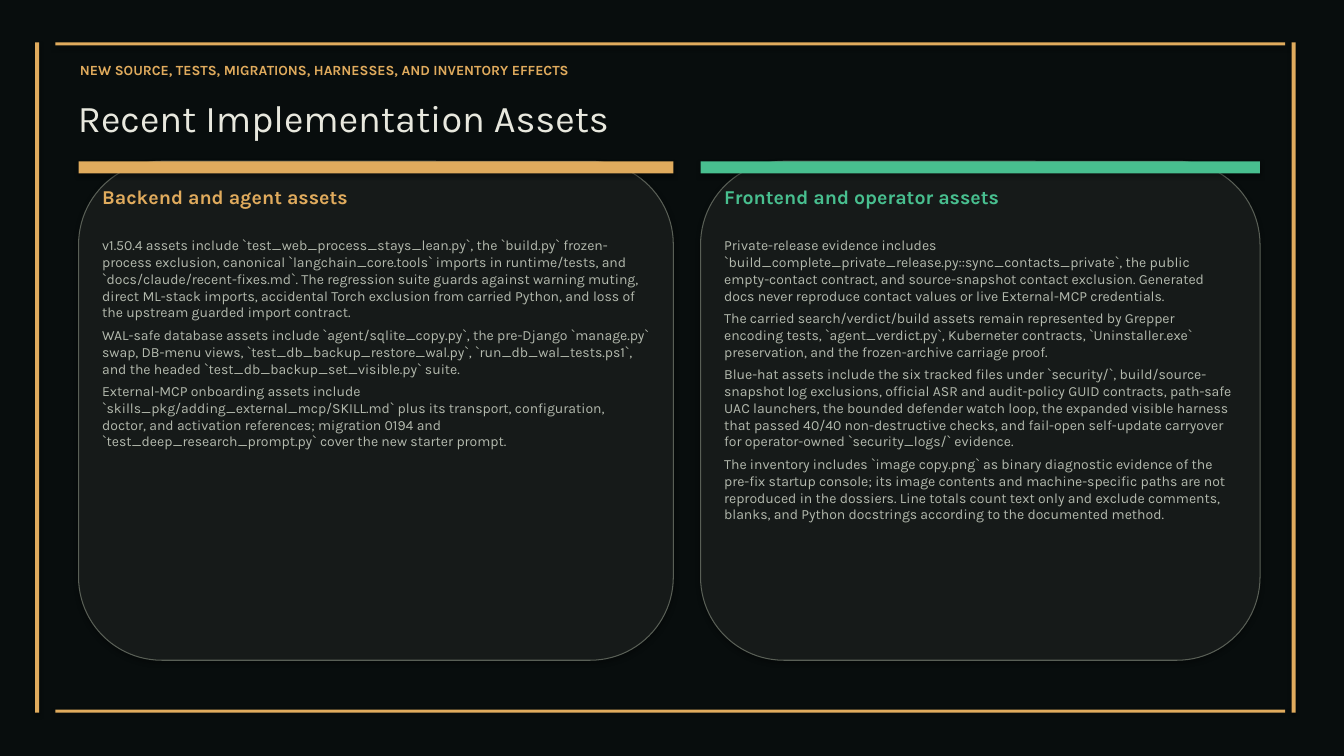
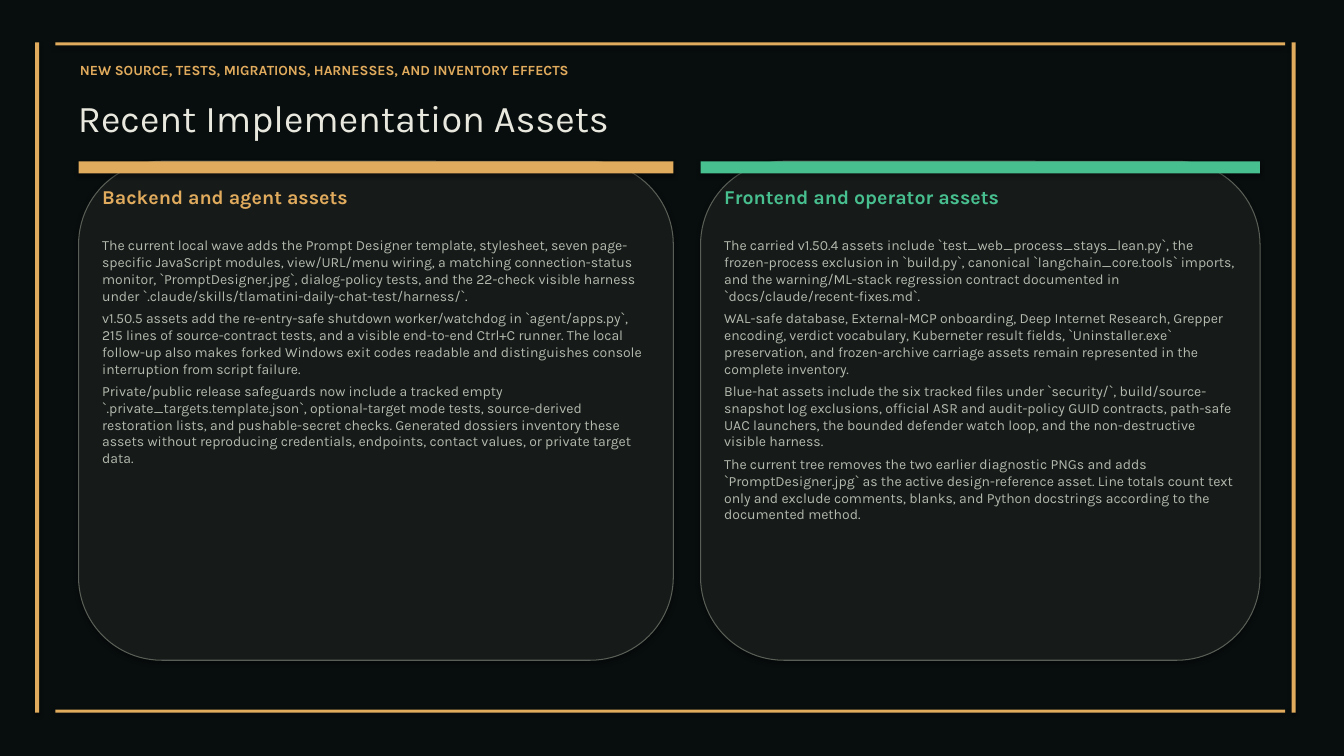
Before and after one commit to XAIHT/Tlamatini, a slide deck: slide 37 of Tlamatini_eXtended_Artificial_Intelligence_Humanly_Tempered.pptx (slide 36 before the commit). Drawn at 1344x756 pixels with LibreOffice and Linux fonts; fonts in the diff are those of the drawing. Boxes give left, top, right and bottom in pixels: in the first picture for what was removed or moved away, otherwise in the second. Text is boxed around its words. In the diff, an @@ line names an element or a change of style, - is before the commit and + after.

```diff
--- a/Tlamatini_eXtended_Artificial_Intelligence_Humanly_Tempered.pptx
+++ b/Tlamatini_eXtended_Artificial_Intelligence_Humanly_Tempered.pptx
@@ text at [724,239,1235,519]: text changed @@
-Private-release evidence includes `build_complete_private_release.py::sync_contacts_private`, the public empty-contact contract, and source-snapshot contact exclusion. Generated docs never reproduce contact values or live External-MCP credentials.
-The carried search/verdict/build assets remain represented by Grepper encoding tests, `agent_verdict.py`, Kuberneter contracts, `Uninstaller.exe` preservation, and the frozen-archive carriage proof.
-Blue-hat assets include the six tracked files under `security/`, build/source-snapshot log exclusions, official ASR and audit-policy GUID contracts, path-safe UAC launchers, the bounded defender watch loop, the expanded visible harness that passed 40/40 non-destructive checks, and fail-open self-update carryover for operator-owned `security_logs/` evidence.
-The inventory includes `image copy.png` as binary diagnostic evidence of the pre-fix startup console; its image contents and machine-specific paths are not reproduced in the dossiers. Line totals count text only and exclude comments, blanks, and Python docstrings according to the documented method.
+The carried v1.50.4 assets include `test_web_process_stays_lean.py`, the frozen-process exclusion in `build.py`, canonical `langchain_core.tools` imports, and the warning/ML-stack regression contract documented in `docs/claude/recent-fixes.md`.
+WAL-safe database, External-MCP onboarding, Deep Internet Research, Grepper encoding, verdict vocabulary, Kuberneter result fields, `Uninstaller.exe` preservation, and frozen-archive carriage assets remain represented in the complete inventory.
+Blue-hat assets include the six tracked files under `security/`, build/source-snapshot log exclusions, official ASR and audit-policy GUID contracts, path-safe UAC launchers, the bounded defender watch loop, and the non-destructive visible harness.
+The current tree removes the two earlier diagnostic PNGs and adds `PromptDesigner.jpg` as the active design-reference asset. Line totals count text only and exclude comments, blanks, and Python docstrings according to the documented method.
@@ text at [102,240,642,463]: text changed @@
-v1.50.4 assets include `test_web_process_stays_lean.py`, the `build.py` frozen-process exclusion, canonical `langchain_core.tools` imports in runtime/tests, and `docs/claude/recent-fixes.md`. The regression suite guards against warning muting, direct ML-stack imports, accidental Torch exclusion from carried Python, and loss of the upstream guarded import contract.
-WAL-safe database assets include `agent/sqlite_copy.py`, the pre-Django `manage.py` swap, DB-menu views, `test_db_backup_restore_wal.py`, `run_db_wal_tests.ps1`, and the headed `test_db_backup_set_visible.py` suite.
-External-MCP onboarding assets include `skills_pkg/adding_external_mcp/SKILL.md` plus its transport, configuration, doctor, and activation references; migration 0194 and `test_deep_research_prompt.py` cover the new starter prompt.
+The current local wave adds the Prompt Designer template, stylesheet, seven page-specific JavaScript modules, view/URL/menu wiring, a matching connection-status monitor, `PromptDesigner.jpg`, dialog-policy tests, and the 22-check visible harness under `.claude/skills/tlamatini-daily-chat-test/harness/`.
+v1.50.5 assets add the re-entry-safe shutdown worker/watchdog in `agent/apps.py`, 215 lines of source-contract tests, and a visible end-to-end Ctrl+C runner. The local follow-up also makes forked Windows exit codes readable and distinguishes console interruption from script failure.
+Private/public release safeguards now include a tracked empty `.private_targets.template.json`, optional-target mode tests, source-derived restoration lists, and pushable-secret checks. Generated dossiers inventory these assets without reproducing credentials, endpoints, contact values, or private target data.
```
Also in this commit, not shown: 57 other slides changed, 4 slides added, 14 other files.
